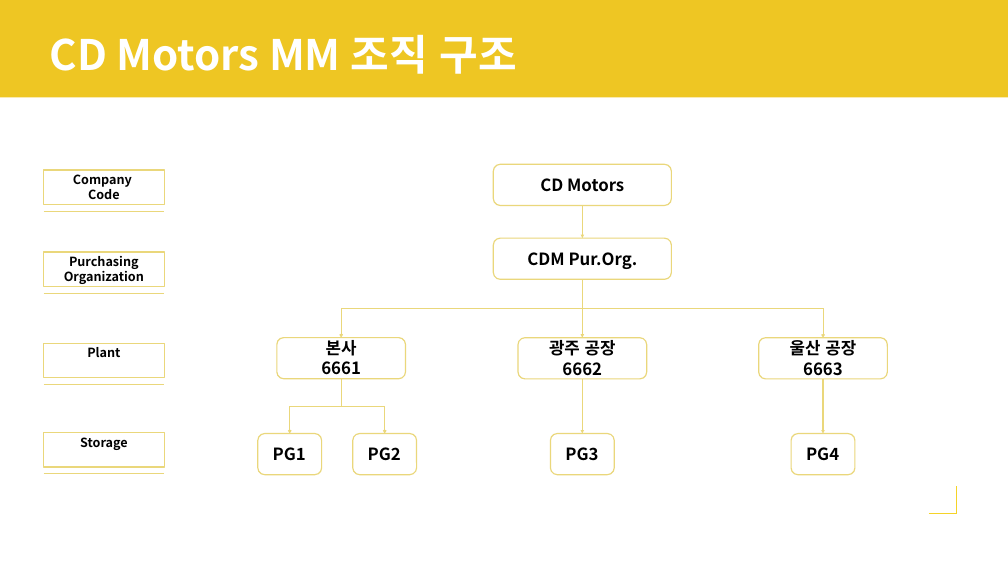
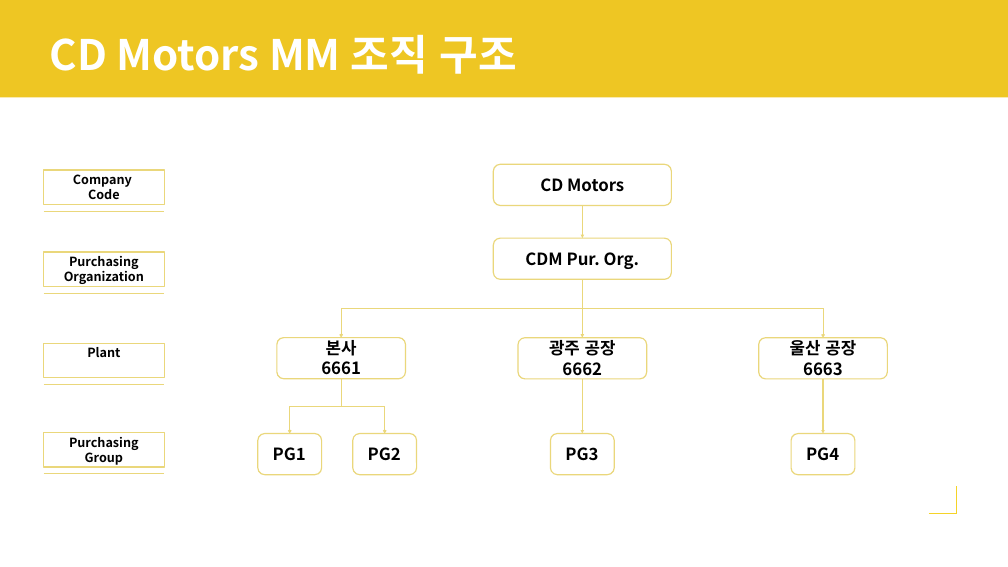
Before and after one commit to naniboy0923/SAP_Project, a slide deck: slide 6 of Document/프로젝트 수행계획서.pptx. Drawn at 1008x567 pixels with LibreOffice and Linux fonts; fonts in the diff are those of the drawing. Boxes give left, top, right and bottom in pixels: in the first picture for what was removed or moved away, otherwise in the second. Text is boxed around its words. In the diff, an @@ line names an element or a change of style, - is before the commit and + after.

```diff
--- a/Document/프로젝트 수행계획서.pptx
+++ b/Document/프로젝트 수행계획서.pptx
@@ text in rounded rectangle at (525,252,640,269): spaces changed @@
-CDM Pur.Org.
+CDM Pur. Org.
@@ text in rectangle at (69,437,139,465): text changed @@
-Storage
+Purchasing
+Group
```
Also in this commit, not shown: 14 other slides changed, 1 other file.
